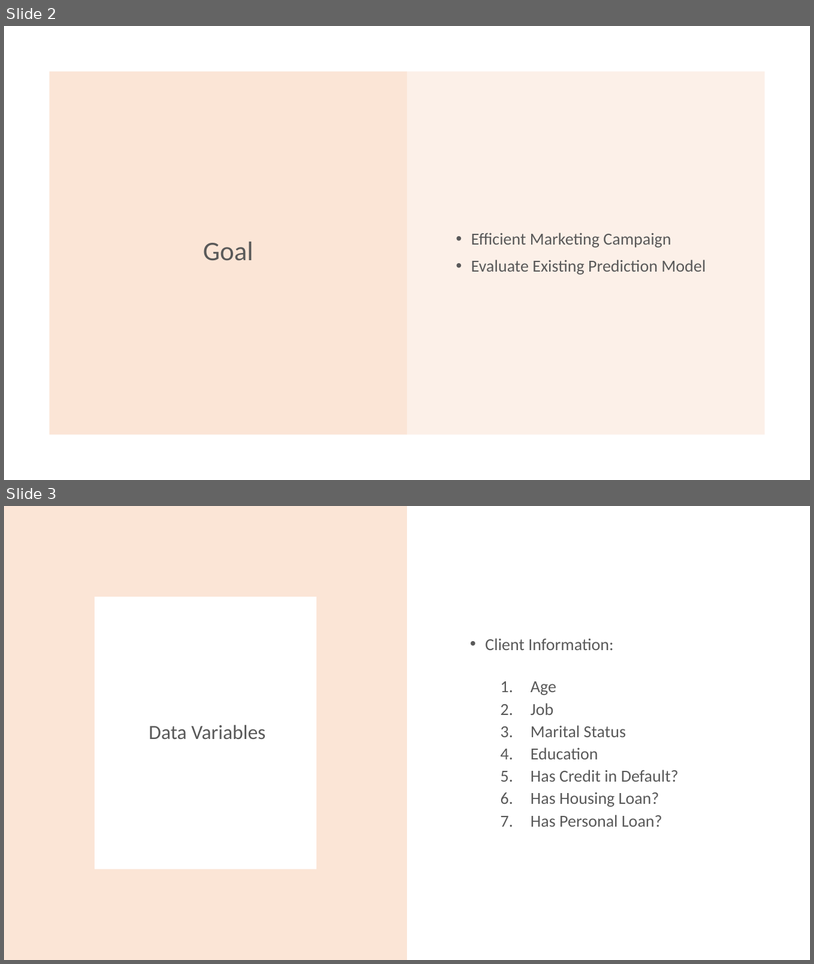
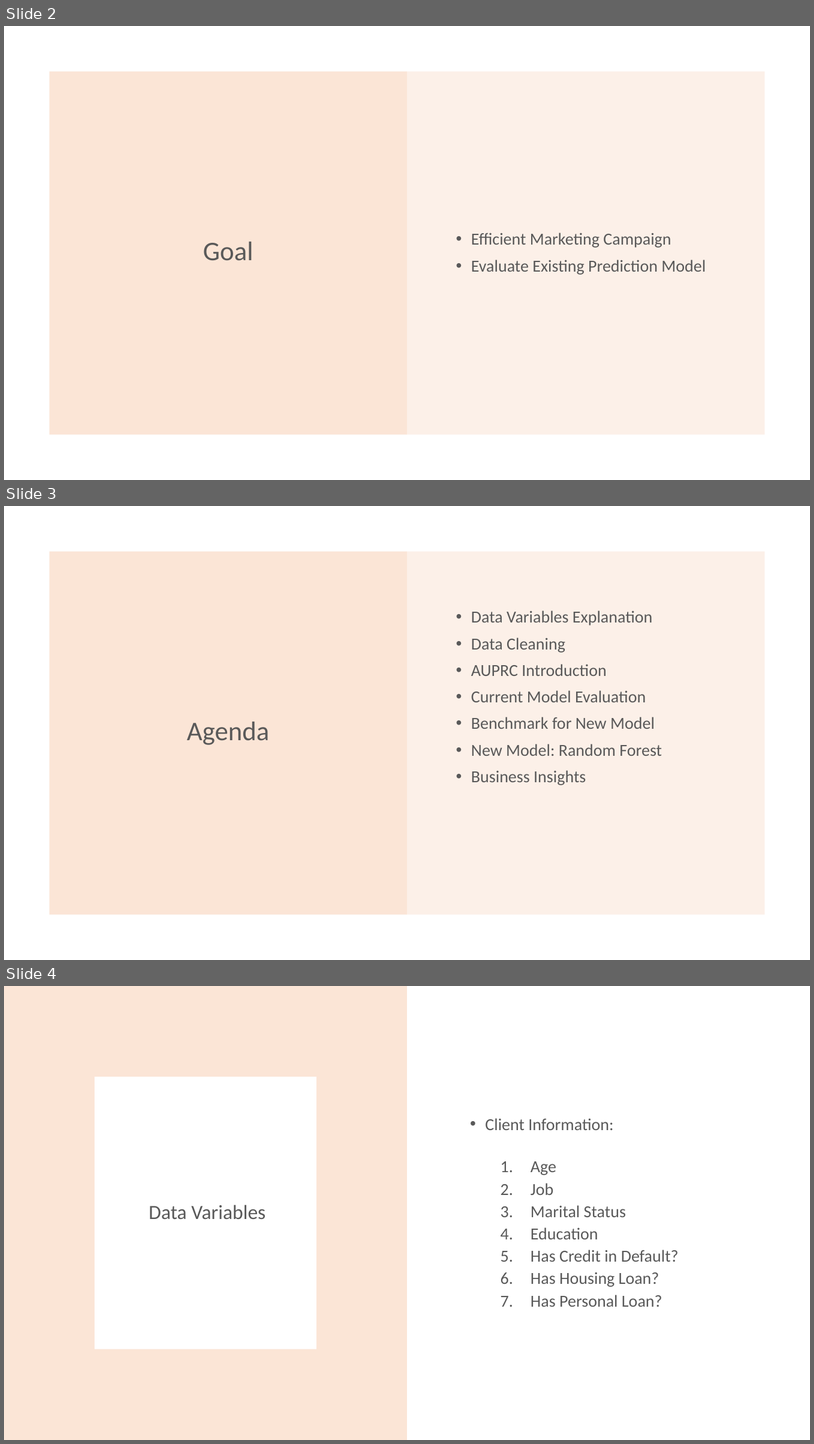
Before and after one commit to AustinLim94/Bank-Marketing-Data, a slide deck: Predicting with Bank Marketing Data.pptx. Shown one above the other, each under a label of ours: slides 2 and 3 before the commit, slides 2, 3 and 4 after it. The pictures are 814x964 and 814x1444 pixels, drawn with LibreOffice and Linux fonts; fonts in the diff are those of the drawing. Boxes give left, top, right and bottom in pixels: in the first picture for what was removed or moved away, otherwise in the second. Text is boxed around its words. In the diff, an @@ line names an element or a change of style, - is before the commit and + after.

```diff
--- a/Predicting with Bank Marketing Data.pptx
+++ b/Predicting with Bank Marketing Data.pptx
@@ slide 3 added at [4,506,810,960], background #FFFFFF @@
@@ rectangle added at [50,552,408,915], fill #FBE5D6 @@
@@ rectangle added at [408,552,765,915], fill #FBE5D6 at 55% opacity @@
@@ text added at [471,610,662,785], 20 pt, text #595959 @@
+• Data Variables Explanation
+• Data Cleaning
+• AUPRC Introduction
+• Current Model Evaluation
+• Benchmark for New Model
+• New Model: Random Forest
+• Business Insights
@@ title added at [187,721,269,745], 32 pt, text #595959 @@
+Agenda
@@ what was slide 3 is now slide 4 @@
```
